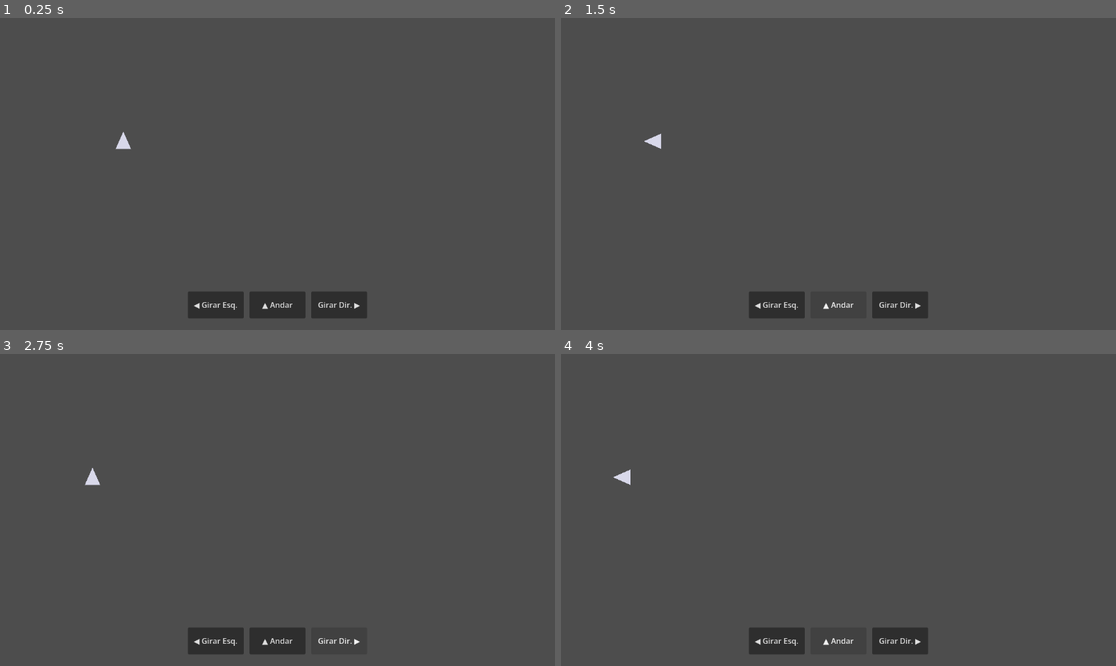
Above: before the commit, frames 1-4 (two rows, left to right).
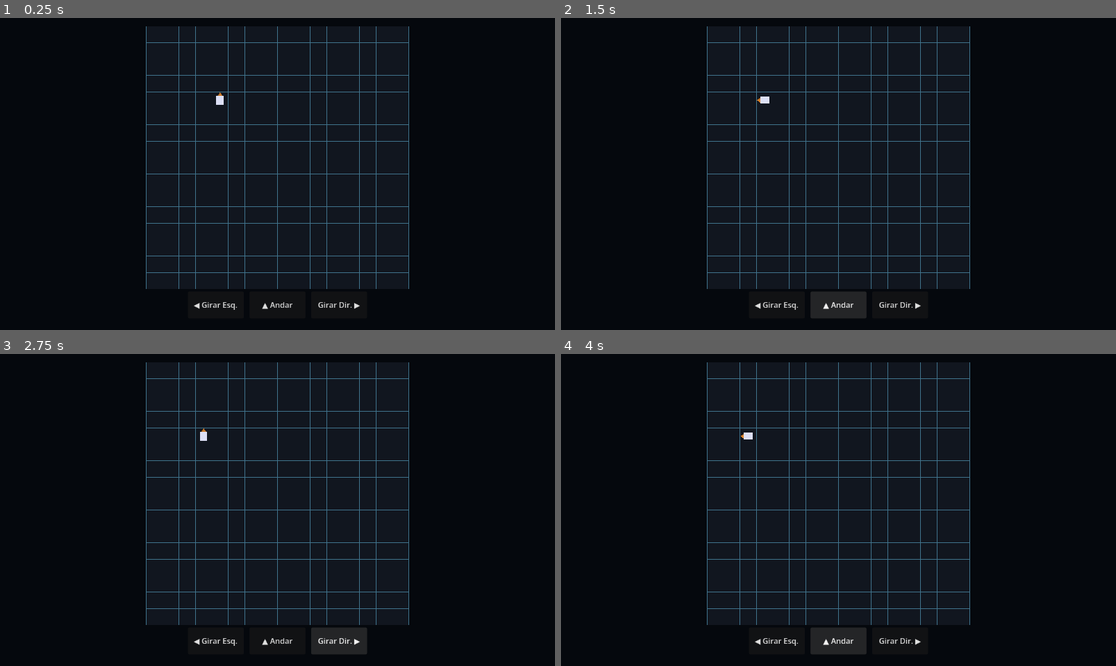
Above: after the commit, the same moments.

Repository: Brendler17/JD
Game: Godot game, scene res://scenes/main/main.tscn
The game is run twice, just before and just after one commit, with the same random seed, the same clock (stepped at 60 frames per second) and the same inputs.
Inputs:
- Up to frame 1 (0.25 s): no input
- Up to frame 2 (1.5 s): click "◀ Girar Esq." at 0.5 s; click "▲ Andar" at 1.25 s
- Up to frame 3 (2.75 s): click "Girar Dir. ▶" at 2 s
- Up to frame 4 (4 s): click "◀ Girar Esq." at 2.75 s; click "▲ Andar" at 3.5 s

The runs differ from the first frame. In frame 1, 100% of the frame differs, in the area x 0-100%, y 0-100%; in frame 2, 100%; in frame 3, 100%; in frame 4, 100%.

Commit message:
feat: migra Capsule para 3D e cria cena de debug top-down

Diff:
--- /dev/null
+++ b/assets/shaders/debug_grid.gdshader
@@ -0,0 +1,22 @@
+shader_type spatial;
+// Chão de debug: desenha as bordas das células da grade do labirinto em
+// coordenadas de mundo. Os centros das células ficam em múltiplos de
+// cell_size (ver Grid.grid_to_world), então as linhas ficam nos meios-termos.
+render_mode unshaded;
+
+uniform float cell_size = 4.0;
+uniform float line_width = 0.06;
+uniform vec4 base_color : source_color = vec4(0.08, 0.1, 0.13, 1.0);
+uniform vec4 line_color : source_color = vec4(0.25, 0.45, 0.55, 1.0);
+
+varying vec3 world_pos;
+
+void vertex() {
+	world_pos = (MODEL_MATRIX * vec4(VERTEX, 1.0)).xyz;
+}
+
+void fragment() {
+	vec2 to_border = abs(fract(world_pos.xz / cell_size) - 0.5) * cell_size;
+	float is_line = step(min(to_border.x, to_border.y), line_width);
+	ALBEDO = mix(base_color.rgb, line_color.rgb, is_line);
+}
--- a/scenes/entities/capsule.tscn
+++ b/scenes/entities/capsule.tscn
@@ -1,10 +1,31 @@
-[gd_scene load_steps=2 format=3]
+[gd_scene load_steps=6 format=3]
 
 [ext_resource type="Script" path="res://scripts/entities/capsule.gd" id="1_capsule"]
 
-[node name="Capsule" type="Node2D"]
+[sub_resource type="StandardMaterial3D" id="Mat_body"]
+albedo_color = Color(0.85, 0.85, 0.92, 1)
+
+[sub_resource type="BoxMesh" id="Mesh_body"]
+material = SubResource("Mat_body")
+size = Vector3(1.8, 1.2, 2.2)
+
+[sub_resource type="StandardMaterial3D" id="Mat_nose"]
+albedo_color = Color(0.95, 0.55, 0.15, 1)
+
+[sub_resource type="CylinderMesh" id="Mesh_nose"]
+material = SubResource("Mat_nose")
+top_radius = 0.0
+bottom_radius = 0.6
+height = 0.8
+
+[node name="Capsule" type="Node3D"]
 script = ExtResource("1_capsule")
 
-[node name="Visual" type="Polygon2D" parent="."]
-color = Color(0.85, 0.85, 0.92, 1)
-polygon = PackedVector2Array(0, -20, 16, 16, -16, 16)
+[node name="Body" type="MeshInstance3D" parent="."]
+position = Vector3(0, 0.6, 0)
+mesh = SubResource("Mesh_body")
+
+[node name="Nose" type="MeshInstance3D" parent="."]
+position = Vector3(0, 0.6, -1.5)
+rotation_degrees = Vector3(-90, 0, 0)
+mesh = SubResource("Mesh_nose")
--- a/scenes/main/main.tscn
+++ b/scenes/main/main.tscn
@@ -1,9 +1,42 @@
-[gd_scene format=3 uid="uid://bqqfv4d7oitwm"]
+[gd_scene load_steps=8 format=3 uid="uid://bqqfv4d7oitwm"]
 
 [ext_resource type="PackedScene" path="res://scenes/entities/capsule.tscn" id="1_capsule"]
 [ext_resource type="PackedScene" path="res://scenes/ui/movement_panel.tscn" id="2_panel"]
+[ext_resource type="Shader" path="res://assets/shaders/debug_grid.gdshader" id="3_grid"]
 
-[node name="Main" type="Node" unique_id=1514978619]
+[sub_resource type="Environment" id="Env_debug"]
+background_mode = 1
+background_color = Color(0.02, 0.03, 0.05, 1)
+ambient_light_source = 2
+ambient_light_color = Color(0.6, 0.65, 0.7, 1)
+ambient_light_energy = 0.5
+
+[sub_resource type="ShaderMaterial" id="Mat_grid"]
+shader = ExtResource("3_grid")
+shader_parameter/cell_size = 4.0
+
+[sub_resource type="PlaneMesh" id="Mesh_floor"]
+material = SubResource("Mat_grid")
+size = Vector2(64, 64)
+
+[node name="Main" type="Node3D" unique_id=1514978619]
+
+[node name="WorldEnvironment" type="WorldEnvironment" parent="."]
+environment = SubResource("Env_debug")
+
+[node name="Sun" type="DirectionalLight3D" parent="."]
+rotation_degrees = Vector3(-60, 30, 0)
+
+[node name="DebugFloor" type="MeshInstance3D" parent="."]
+position = Vector3(30, 0, 30)
+mesh = SubResource("Mesh_floor")
+
+[node name="DebugCamera" type="Camera3D" parent="."]
+position = Vector3(30, 50, 34)
+rotation_degrees = Vector3(-90, 0, 0)
+projection = 1
+size = 76.0
+current = true
 
 [node name="Capsule" parent="." instance=ExtResource("1_capsule")]
 grid_position = Vector2i(4, 4)
--- a/scripts/entities/capsule.gd
+++ b/scripts/entities/capsule.gd
@@ -1,8 +1,10 @@
-extends Node2D
+extends Node3D
 ## Cápsula do jogador.
 ## Não lê input diretamente: reage às intenções emitidas pelo EventBus
 ## (originadas do painel de UI), mantendo a Capsule desacoplada da UI.
 ## Sempre "anda para frente" na direção atual e gira em incrementos de 90º.
+## A posição lógica (grid_position) é a fonte de verdade; a posição 3D é
+## apenas o reflexo dela no mundo, recalculada via Grid.grid_to_world().
 
 enum Facing { UP, RIGHT, DOWN, LEFT }
 
@@ -13,19 +15,17 @@
 	Facing.LEFT: Vector2i(-1, 0),
 }
 
+## Rotação em torno do eixo Y. No Godot, +Y gira no sentido anti-horário
+## (visto de cima), por isso "direita" é -90º e "esquerda" é +90º.
 const FACING_ROTATION_DEGREES := {
 	Facing.UP: 0.0,
-	Facing.RIGHT: 90.0,
+	Facing.RIGHT: -90.0,
 	Facing.DOWN: 180.0,
-	Facing.LEFT: 270.0,
+	Facing.LEFT: 90.0,
 }
 
-## Tamanho da célula do labirinto em pixels. Ainda não existe uma MazeGrid;
-## este valor é local à Capsule até o sistema de grid ser implementado.
-@export var cell_size: int = 64
-
-## Célula onde a cápsula está - não é a posição em pixels;
-## Conversão pra pixel acontece em _grid_to_pixel(), multiplicando pela cell_size.
+## Célula onde a cápsula está - não é a posição no mundo;
+## a conversão para metros acontece em Grid.grid_to_world().
 @export var grid_position: Vector2i = Vector2i.ZERO
 
 ## Representa pra onde a cápsula está apontada.
@@ -33,24 +33,24 @@
 
 
 func _ready() -> void:
-	position = _grid_to_pixel(grid_position)
-	rotation_degrees = FACING_ROTATION_DEGREES[facing]
+	position = Grid.grid_to_world(grid_position)
+	rotation_degrees.y = FACING_ROTATION_DEGREES[facing]
 
 	EventBus.request_move_forward.connect(_on_request_move_forward)
 	EventBus.request_rotate_left.connect(_on_request_rotate_left)
 	EventBus.request_rotate_right.connect(_on_request_rotate_right)
 
 ## Pega o deslocamento correspondente à direção atual (dicionário GRID_OFFSET), soma à grid_position
-## e atualiza a posição visual, e emite capsule_moved avisando "eu me movi, fui pra cá, nessa direção".
+## e atualiza a posição 3D, e emite capsule_moved avisando "eu me movi, fui pra cá, nessa direção".
 func _on_request_move_forward() -> void:
 	var direction: Vector2i = GRID_OFFSET[facing]
 	grid_position += direction
-	position = _grid_to_pixel(grid_position)
+	position = Grid.grid_to_world(grid_position)
 	EventBus.capsule_moved.emit(grid_position, direction)
 
 ## Rotates chamam _rotate_facing(-1) ou _rotate_facing(1), que usa wrapi()
 ## pra girar o enum ciclicamente (de LEFT pra UP e vice-versa, sem quebrar),
-## atualiza a rotação visual (rotation_degrees, via o dicionário FACING_ROTATION_DEGREES) e emite capsule_rotated.
+## atualiza a rotação 3D (eixo Y, via o dicionário FACING_ROTATION_DEGREES) e emite capsule_rotated.
 func _on_request_rotate_left() -> void:
 	_rotate_facing(-1)
 
@@ -61,9 +61,5 @@
 
 func _rotate_facing(steps: int) -> void:
 	facing = wrapi(facing + steps, 0, Facing.size())
-	rotation_degrees = FACING_ROTATION_DEGREES[facing]
+	rotation_degrees.y = FACING_ROTATION_DEGREES[facing]
 	EventBus.capsule_rotated.emit(GRID_OFFSET[facing])
-
-
-func _grid_to_pixel(cell: Vector2i) -> Vector2:
-	return Vector2(cell) * cell_size
--- /dev/null
+++ b/scripts/systems/grid.gd
@@ -0,0 +1,14 @@
+class_name Grid
+## Conversões entre o espaço lógico da grade (matriz do labirinto, Vector2i)
+## e o espaço 3D do mundo (Vector3, em metros).
+## A grade lógica é a fonte de verdade da posição; o 3D apenas a representa.
+## Mapeamento: coluna (x) -> eixo X do mundo; linha (y) -> eixo Z do mundo.
+## Assim, "cima" na matriz (y - 1) coincide com o "frente" padrão do Godot (-Z).
+
+## Tamanho de uma célula do labirinto, em metros.
+const CELL_SIZE := 4.0
+
+
+## Centro da célula no mundo 3D (no plano do chão, y = 0).
+static func grid_to_world(cell: Vector2i) -> Vector3:
+	return Vector3(cell.x * CELL_SIZE, 0.0, cell.y * CELL_SIZE)
Not shown, added: assets/shaders/debug_grid.gdshader.uid
Not shown, added: scripts/systems/grid.gd.uid
Not shown, changed: docs/GDD.md
Not shown, changed: docs/TDD.md
Not shown, removed: scripts/systems/.gitkeep
